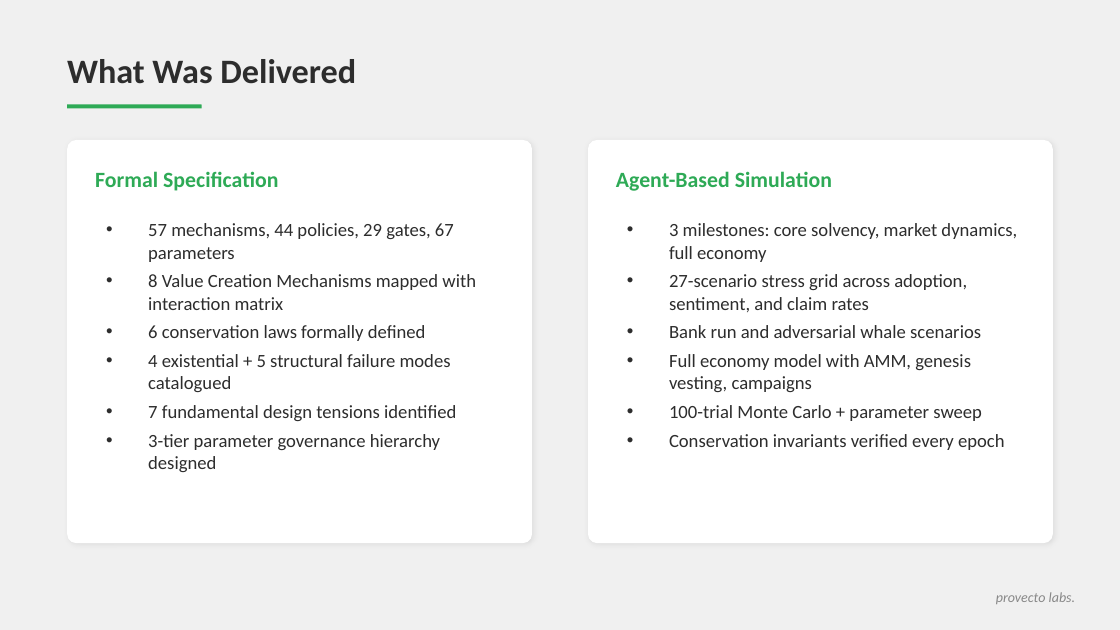
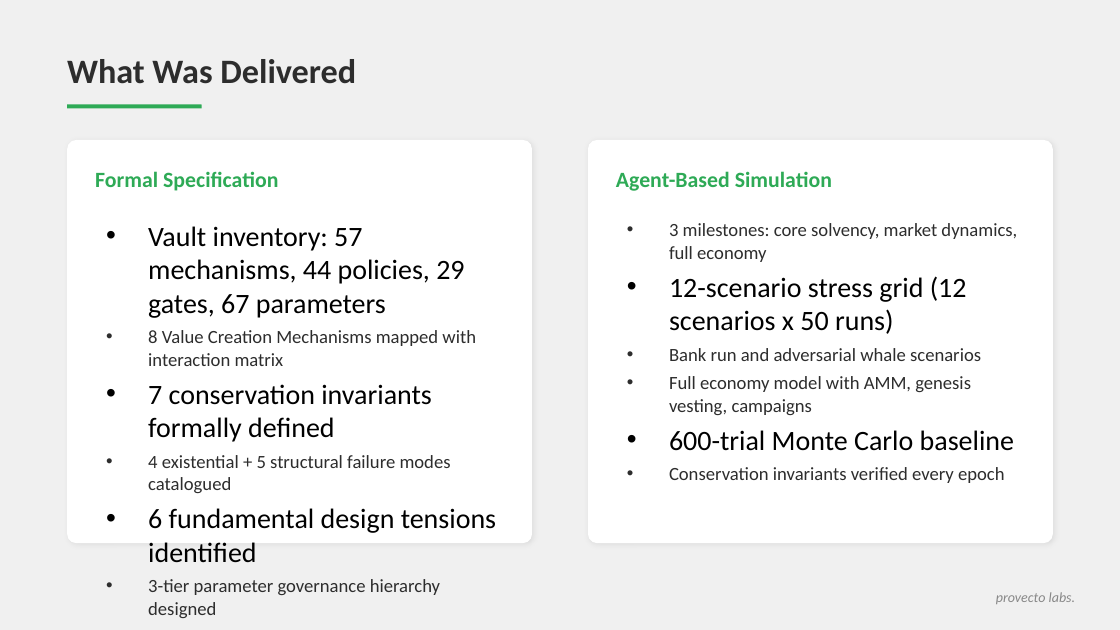
Before and after one commit to stelios12312312/TokenLab, a slide deck: slide 2 of docs_final/2026-06-23/z1_simulation_findings.pptx. Drawn at 1120x630 pixels with LibreOffice and Linux fonts; fonts in the diff are those of the drawing. Boxes give left, top, right and bottom in pixels: in the first picture for what was removed or moved away, otherwise in the second. Text is boxed around its words. In the diff, an @@ line names an element or a change of style, - is before the commit and + after.

```diff
--- a/docs_final/2026-06-23/z1_simulation_findings.pptx
+++ b/docs_final/2026-06-23/z1_simulation_findings.pptx
@@ text at [148,226,464,318]: text changed; size 12 to 18 pt; text colour #2D2D2D to #000000 @@
-• 57 mechanisms, 44 policies, 29 gates, 67 parameters
+• Vault inventory: 57 mechanisms, 44 policies, 29 gates, 67 parameters
@@ text at [669,276,967,334]: text changed; size 12 to 18 pt; text colour #2D2D2D to #000000 @@
-• 27-scenario stress grid across adoption, sentiment, and claim rates
+• 12-scenario stress grid (12 scenarios x 50 runs)
@@ text at [148,384,432,442]: text changed; size 12 to 18 pt; text colour #2D2D2D to #000000 @@
-• 6 conservation laws formally defined
+• 7 conservation invariants formally defined
@@ text at [669,430,1014,451]: text changed; size 12 to 18 pt; text colour #2D2D2D to #000000 @@
-• 100-trial Monte Carlo + parameter sweep
+• 600-trial Monte Carlo baseline
@@ text at [148,508,496,562]: text changed; size 12 to 18 pt; text colour #2D2D2D to #000000 @@
-• 7 fundamental design tensions identified
+• 6 fundamental design tensions identified
```
Also in this commit, not shown: 10 other slides changed, 1 other file.
